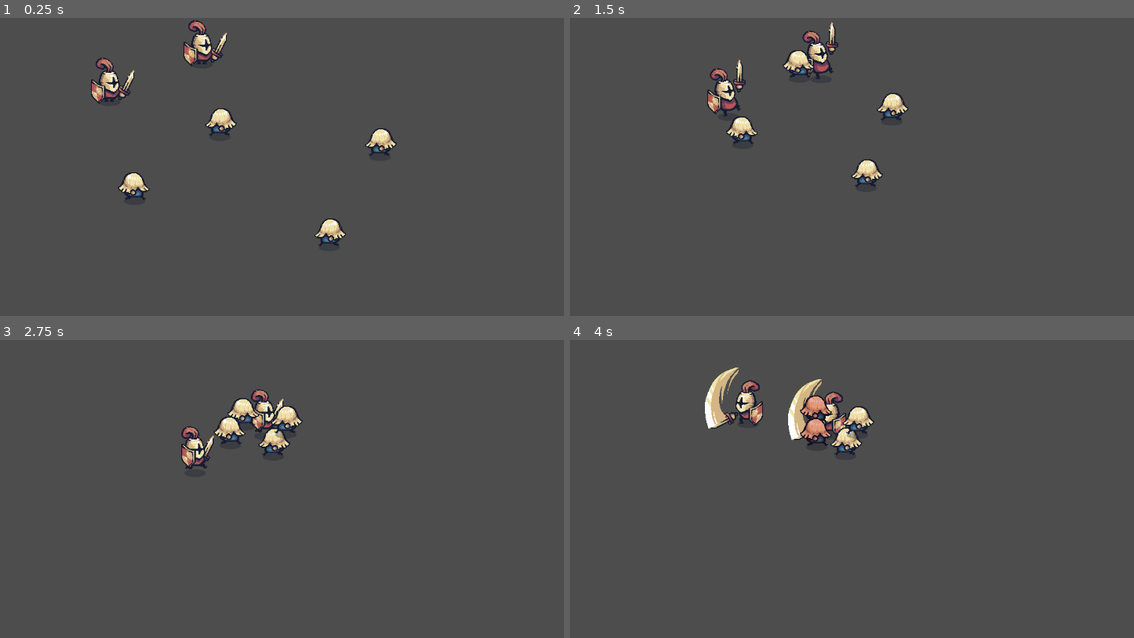
Above: before the commit, frames 1-4 (two rows, left to right).
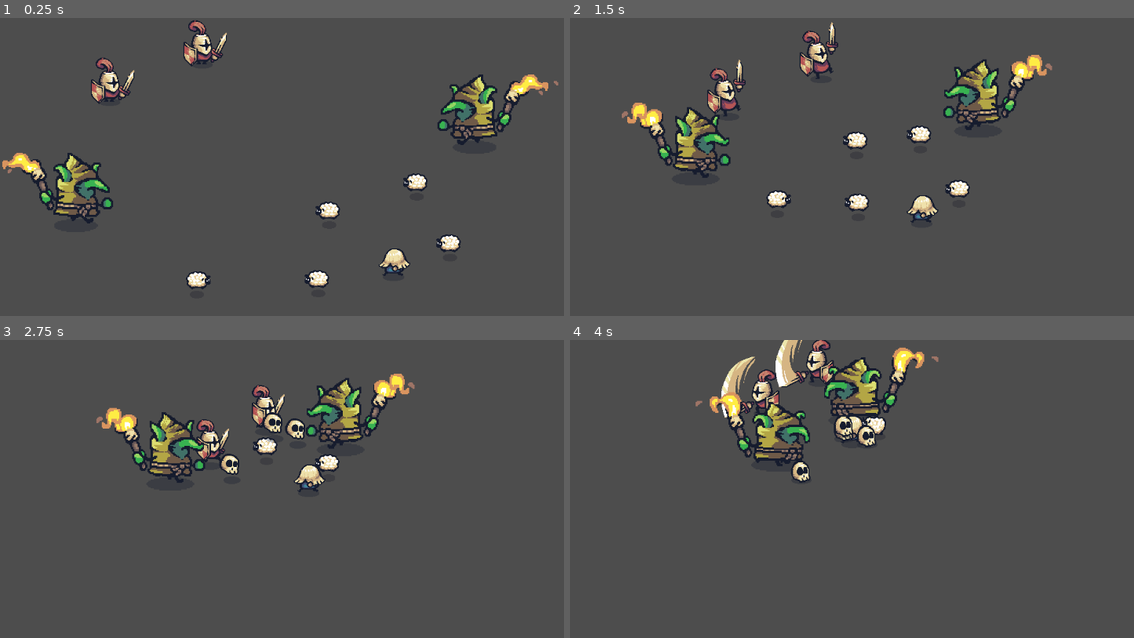
Above: after the commit, the same moments.

Repository: FlickFlash/dio-godot
Game: Godot game, scene res://test_scenes/test_player.tscn
The game is run twice, just before and just after one commit, with the same random seed, the same clock (stepped at 60 frames per second) and the same inputs. Before the commit the project has no main scene; this scene is started directly in both runs.
Inputs (mouse positions are in pixels of both pictures, inside the frame that each line leads up to):
- Up to frame 1 (0.25 s): no input
- Up to frame 2 (1.5 s): move the mouse to (1021, 175) at 0.52 s; hold Right (ui_right) 0.53-1.28 s; click (1021, 175) at 0.6 s; move the mouse to (756, 211) at 1.27 s; hold Down (ui_down) from 1.28 s (still down); click (756, 211) at 1.35 s
- Up to frame 3 (2.75 s): move the mouse to (377, 438) at 2.02 s; release Down (ui_down) at 2.03 s; hold Right (ui_right) from 2.03 s (still down); click (377, 438) at 2.1 s
- Up to frame 4 (4 s): move the mouse to (852, 587) at 2.77 s; release Right (ui_right) at 2.78 s; hold Up (ui_up) 2.78-3.53 s; click (852, 587) at 2.85 s; move the mouse to (1071, 569) at 3.52 s; hold Left (ui_left) from 3.53 s (still down); click (1071, 569) at 3.6 s

The runs differ from the first frame. In frame 1, 6.9% of the frame differs, in the area x 0-100%, y 18-92%; in frame 2, 7.0%; in frame 3, 7.4%; in frame 4, 8.5%, in the area x 22-66%, y 0-48%.

Commit message:
Criação de novos inimigos

Diff:
--- a/Tiny Swords/enemies/behaviors/follow_player.gd
+++ b/Tiny Swords/enemies/behaviors/follow_player.gd
@@ -10,8 +10,6 @@
 func _ready() -> void:
 	enemy = get_parent()
 	sprite = enemy.get_node("AnimatedSprite2D")
-	enemy.health = 11
-
 
 func _physics_process(_delta: float) -> void:
 	var player_position = GameManager.player_position
--- a/Tiny Swords/enemies/enemy.gd
+++ b/Tiny Swords/enemies/enemy.gd
@@ -1,7 +1,7 @@
 class_name Enemy
 extends Node2D
 
-@export var health: int = 10
+@export var health: int = 5
 @export var death_prefab: PackedScene
 
 func damage(amount: int) -> void:
--- /dev/null
+++ b/Tiny Swords/enemies/goblin.tscn
@@ -0,0 +1,80 @@
+[gd_scene load_steps=13 format=3 uid="uid://bqksyynfuvmay"]
+
+[ext_resource type="Script" path="res://enemies/enemy.gd" id="1_j4sug"]
+[ext_resource type="PackedScene" uid="uid://bnnydnydnsyce" path="res://misc/Skull.tscn" id="2_3jqrf"]
+[ext_resource type="Texture2D" uid="uid://ec84rvt3efvq" path="res://addons/Tiny Swords/Factions/Goblins/Troops/Torch/Yellow/Torch_Yellow.png" id="3_p7gug"]
+[ext_resource type="Script" path="res://enemies/behaviors/follow_player.gd" id="4_u8ghy"]
+
+[sub_resource type="AtlasTexture" id="AtlasTexture_a3exy"]
+atlas = ExtResource("3_p7gug")
+region = Rect2(0, 192, 192, 192)
+
+[sub_resource type="AtlasTexture" id="AtlasTexture_ae4tk"]
+atlas = ExtResource("3_p7gug")
+region = Rect2(192, 192, 192, 192)
+
+[sub_resource type="AtlasTexture" id="AtlasTexture_wullv"]
+atlas = ExtResource("3_p7gug")
+region = Rect2(384, 192, 192, 192)
+
+[sub_resource type="AtlasTexture" id="AtlasTexture_pur7w"]
+atlas = ExtResource("3_p7gug")
+region = Rect2(576, 192, 192, 192)
+
+[sub_resource type="AtlasTexture" id="AtlasTexture_krldr"]
+atlas = ExtResource("3_p7gug")
+region = Rect2(768, 192, 192, 192)
+
+[sub_resource type="AtlasTexture" id="AtlasTexture_ov7o7"]
+atlas = ExtResource("3_p7gug")
+region = Rect2(960, 192, 192, 192)
+
+[sub_resource type="SpriteFrames" id="SpriteFrames_o6bu3"]
+animations = [{
+"frames": [{
+"duration": 1.0,
+"texture": SubResource("AtlasTexture_a3exy")
+}, {
+"duration": 1.0,
+"texture": SubResource("AtlasTexture_ae4tk")
+}, {
+"duration": 1.0,
+"texture": SubResource("AtlasTexture_wullv")
+}, {
+"duration": 1.0,
+"texture": SubResource("AtlasTexture_pur7w")
+}, {
+"duration": 1.0,
+"texture": SubResource("AtlasTexture_krldr")
+}, {
+"duration": 1.0,
+"texture": SubResource("AtlasTexture_ov7o7")
+}],
+"loop": true,
+"name": &"default",
+"speed": 10.0
+}]
+
+[sub_resource type="CircleShape2D" id="CircleShape2D_ygevr"]
+radius = 50.04
+
+[node name="Goblin" type="CharacterBody2D" groups=["enemies"]]
+position = Vector2(0, -42)
+script = ExtResource("1_j4sug")
+health = 10
+death_prefab = ExtResource("2_3jqrf")
+
+[node name="AnimatedSprite2D" type="AnimatedSprite2D" parent="."]
+position = Vector2(0, -22)
+scale = Vector2(2, 2)
+sprite_frames = SubResource("SpriteFrames_o6bu3")
+autoplay = "default"
+frame = 1
+frame_progress = 0.124505
+
+[node name="CollisionShape2D" type="CollisionShape2D" parent="."]
+position = Vector2(0, -4)
+shape = SubResource("CircleShape2D_ygevr")
+
+[node name="Node" type="Node" parent="."]
+script = ExtResource("4_u8ghy")
--- /dev/null
+++ b/Tiny Swords/enemies/sheep.tscn
@@ -0,0 +1,77 @@
+[gd_scene load_steps=13 format=3 uid="uid://utok5odj5ko0"]
+
+[ext_resource type="Script" path="res://enemies/enemy.gd" id="1_g3rn6"]
+[ext_resource type="PackedScene" uid="uid://bnnydnydnsyce" path="res://misc/Skull.tscn" id="2_sanob"]
+[ext_resource type="Texture2D" uid="uid://cft03g3my5ph7" path="res://addons/Tiny Swords/Resources/Sheep/HappySheep_Bouncing.png" id="3_6m060"]
+[ext_resource type="Script" path="res://enemies/behaviors/follow_player.gd" id="4_6b31n"]
+
+[sub_resource type="AtlasTexture" id="AtlasTexture_b24vy"]
+atlas = ExtResource("3_6m060")
+region = Rect2(0, 0, 128, 128)
+
+[sub_resource type="AtlasTexture" id="AtlasTexture_b82yf"]
+atlas = ExtResource("3_6m060")
+region = Rect2(128, 0, 128, 128)
+
+[sub_resource type="AtlasTexture" id="AtlasTexture_gu6t2"]
+atlas = ExtResource("3_6m060")
+region = Rect2(256, 0, 128, 128)
+
+[sub_resource type="AtlasTexture" id="AtlasTexture_n0jgh"]
+atlas = ExtResource("3_6m060")
+region = Rect2(384, 0, 128, 128)
+
+[sub_resource type="AtlasTexture" id="AtlasTexture_lanpc"]
+atlas = ExtResource("3_6m060")
+region = Rect2(512, 0, 128, 128)
+
+[sub_resource type="AtlasTexture" id="AtlasTexture_ioohd"]
+atlas = ExtResource("3_6m060")
+region = Rect2(640, 0, 128, 128)
+
+[sub_resource type="SpriteFrames" id="SpriteFrames_o6bu3"]
+animations = [{
+"frames": [{
+"duration": 1.0,
+"texture": SubResource("AtlasTexture_b24vy")
+}, {
+"duration": 1.0,
+"texture": SubResource("AtlasTexture_b82yf")
+}, {
+"duration": 1.0,
+"texture": SubResource("AtlasTexture_gu6t2")
+}, {
+"duration": 1.0,
+"texture": SubResource("AtlasTexture_n0jgh")
+}, {
+"duration": 1.0,
+"texture": SubResource("AtlasTexture_lanpc")
+}, {
+"duration": 1.0,
+"texture": SubResource("AtlasTexture_ioohd")
+}],
+"loop": true,
+"name": &"default",
+"speed": 10.0
+}]
+
+[sub_resource type="CircleShape2D" id="CircleShape2D_ygevr"]
+radius = 21.095
+
+[node name="Sheep" type="CharacterBody2D" groups=["enemies"]]
+script = ExtResource("1_g3rn6")
+health = 1
+death_prefab = ExtResource("2_sanob")
+
+[node name="AnimatedSprite2D" type="AnimatedSprite2D" parent="."]
+position = Vector2(0, -18)
+sprite_frames = SubResource("SpriteFrames_o6bu3")
+autoplay = "default"
+
+[node name="CollisionShape2D" type="CollisionShape2D" parent="."]
+position = Vector2(0, -13)
+shape = SubResource("CircleShape2D_ygevr")
+
+[node name="Node" type="Node" parent="."]
+script = ExtResource("4_6b31n")
+speed = 1.2
--- a/Tiny Swords/misc/Skull.tscn
+++ b/Tiny Swords/misc/Skull.tscn
@@ -1,6 +1,21 @@
 [gd_scene load_steps=5 format=3 uid="uid://bnnydnydnsyce"]
 
 [ext_resource type="Texture2D" uid="uid://bjb01fdb21pdn" path="res://addons/Tiny Swords/Factions/Knights/Troops/Dead/Dead.png" id="1_03sue"]
+
+[sub_resource type="Animation" id="Animation_7fv7b"]
+length = 0.001
+tracks/0/type = "value"
+tracks/0/imported = false
+tracks/0/enabled = true
+tracks/0/path = NodePath(".:frame_coords")
+tracks/0/interp = 1
+tracks/0/loop_wrap = true
+tracks/0/keys = {
+"times": PackedFloat32Array(0),
+"transitions": PackedFloat32Array(1),
+"update": 1,
+"values": [Vector2i(0, 0)]
+}
 
 [sub_resource type="Animation" id="Animation_7o4kc"]
 resource_name = "default"
@@ -32,21 +47,6 @@
 }]
 }
 
-[sub_resource type="Animation" id="Animation_7fv7b"]
-length = 0.001
-tracks/0/type = "value"
-tracks/0/imported = false
-tracks/0/enabled = true
-tracks/0/path = NodePath(".:frame_coords")
-tracks/0/interp = 1
-tracks/0/loop_wrap = true
-tracks/0/keys = {
-"times": PackedFloat32Array(0),
-"transitions": PackedFloat32Array(1),
-"update": 1,
-"values": [Vector2i(0, 0)]
-}
-
 [sub_resource type="AnimationLibrary" id="AnimationLibrary_5qun0"]
 _data = {
 "RESET": SubResource("Animation_7fv7b"),
--- a/Tiny Swords/player/player.tscn
+++ b/Tiny Swords/player/player.tscn
@@ -3,9 +3,8 @@
 [ext_resource type="Script" path="res://player/player.gd" id="1_411qu"]
 [ext_resource type="Texture2D" uid="uid://chpglqb33qjx4" path="res://addons/Tiny Swords/Factions/Knights/Troops/Warrior/Red/Warrior_Red.png" id="1_c7qq0"]
 
-[sub_resource type="CapsuleShape2D" id="CapsuleShape2D_o5uby"]
-radius = 18.0
-height = 42.0
+[sub_resource type="CircleShape2D" id="CircleShape2D_pocj0"]
+radius = 20.025
 
 [sub_resource type="Animation" id="Animation_g3bv1"]
 length = 0.001
@@ -263,7 +262,7 @@
 
 [node name="CollisionShape2D" type="CollisionShape2D" parent="."]
 position = Vector2(0, -12)
-shape = SubResource("CapsuleShape2D_o5uby")
+shape = SubResource("CircleShape2D_pocj0")
 
 [node name="AnimationPlayer" type="AnimationPlayer" parent="."]
 libraries = {
--- a/Tiny Swords/project.godot
+++ b/Tiny Swords/project.godot
@@ -11,6 +11,7 @@
 [application]
 
 config/name="Tiny Swords"
+run/main_scene="res://test_scenes/test_player.tscn"
 config/features=PackedStringArray("4.2", "Forward Plus")
 config/icon="res://icon.svg"
 
--- a/Tiny Swords/test_scenes/test_player.tscn
+++ b/Tiny Swords/test_scenes/test_player.tscn
@@ -1,7 +1,9 @@
-[gd_scene load_steps=3 format=3 uid="uid://k7r1j7nfm0w"]
+[gd_scene load_steps=5 format=3 uid="uid://k7r1j7nfm0w"]
 
 [ext_resource type="PackedScene" uid="uid://cio5bc7kf8qu0" path="res://player/player.tscn" id="1_88utw"]
 [ext_resource type="PackedScene" uid="uid://ccgmvicvf640v" path="res://enemies/pawn.tscn" id="2_8isl2"]
+[ext_resource type="PackedScene" uid="uid://utok5odj5ko0" path="res://enemies/sheep.tscn" id="3_47saw"]
+[ext_resource type="PackedScene" uid="uid://bqksyynfuvmay" path="res://enemies/goblin.tscn" id="4_i4bk4"]
 
 [node name="Node2D" type="Node2D"]
 
@@ -12,14 +14,26 @@
 [node name="Player2" parent="." instance=ExtResource("1_88utw")]
 position = Vector2(371, 81)
 
+[node name="Goblin" parent="." instance=ExtResource("4_i4bk4")]
+position = Vector2(896, 204)
+
+[node name="Goblin2" parent="." instance=ExtResource("4_i4bk4")]
+position = Vector2(125, 361)
+
 [node name="Pawn" parent="." instance=ExtResource("2_8isl2")]
-position = Vector2(411, 239)
+position = Vector2(740, 492)
 
-[node name="Pawn2" parent="." instance=ExtResource("2_8isl2")]
-position = Vector2(620, 439)
+[node name="Sheep" parent="." instance=ExtResource("3_47saw")]
+position = Vector2(623, 407)
 
-[node name="Pawn3" parent="." instance=ExtResource("2_8isl2")]
-position = Vector2(239, 356)
+[node name="Sheep2" parent="." instance=ExtResource("3_47saw")]
+position = Vector2(790, 348)
 
-[node name="Pawn4" parent="." instance=ExtResource("2_8isl2")]
-position = Vector2(720, 264)
+[node name="Sheep3" parent="." instance=ExtResource("3_47saw")]
+position = Vector2(364, 542)
+
+[node name="Sheep4" parent="." instance=ExtResource("3_47saw")]
+position = Vector2(598, 536)
+
+[node name="Sheep5" parent="." instance=ExtResource("3_47saw")]
+position = Vector2(850, 462)
